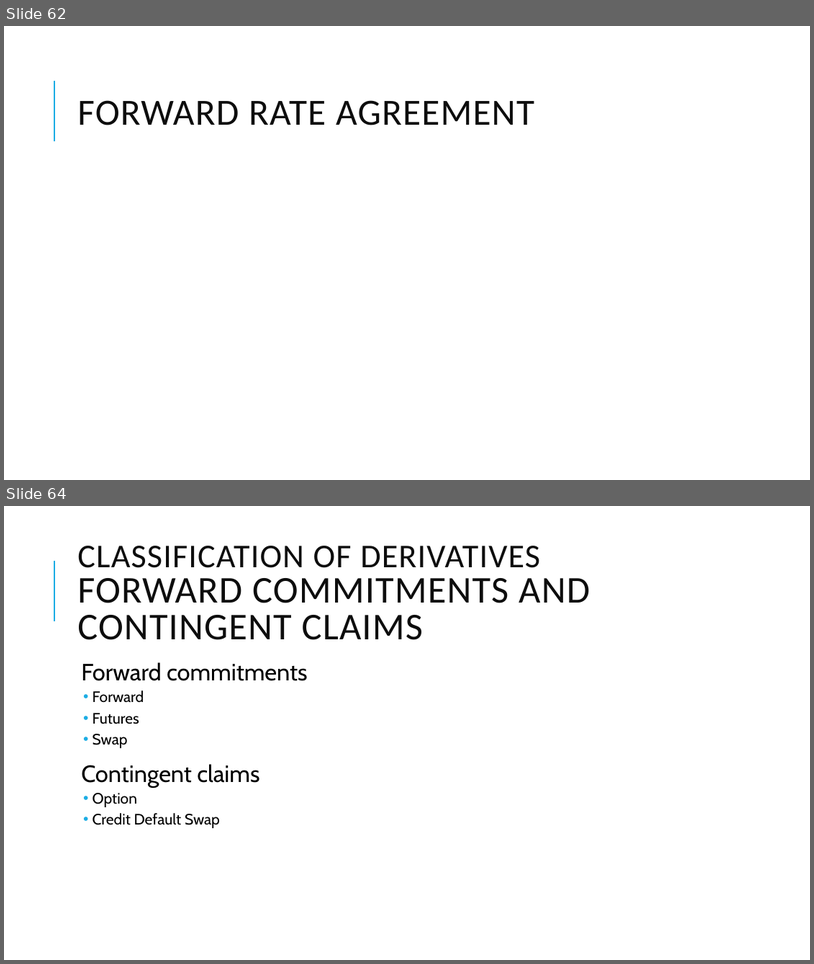
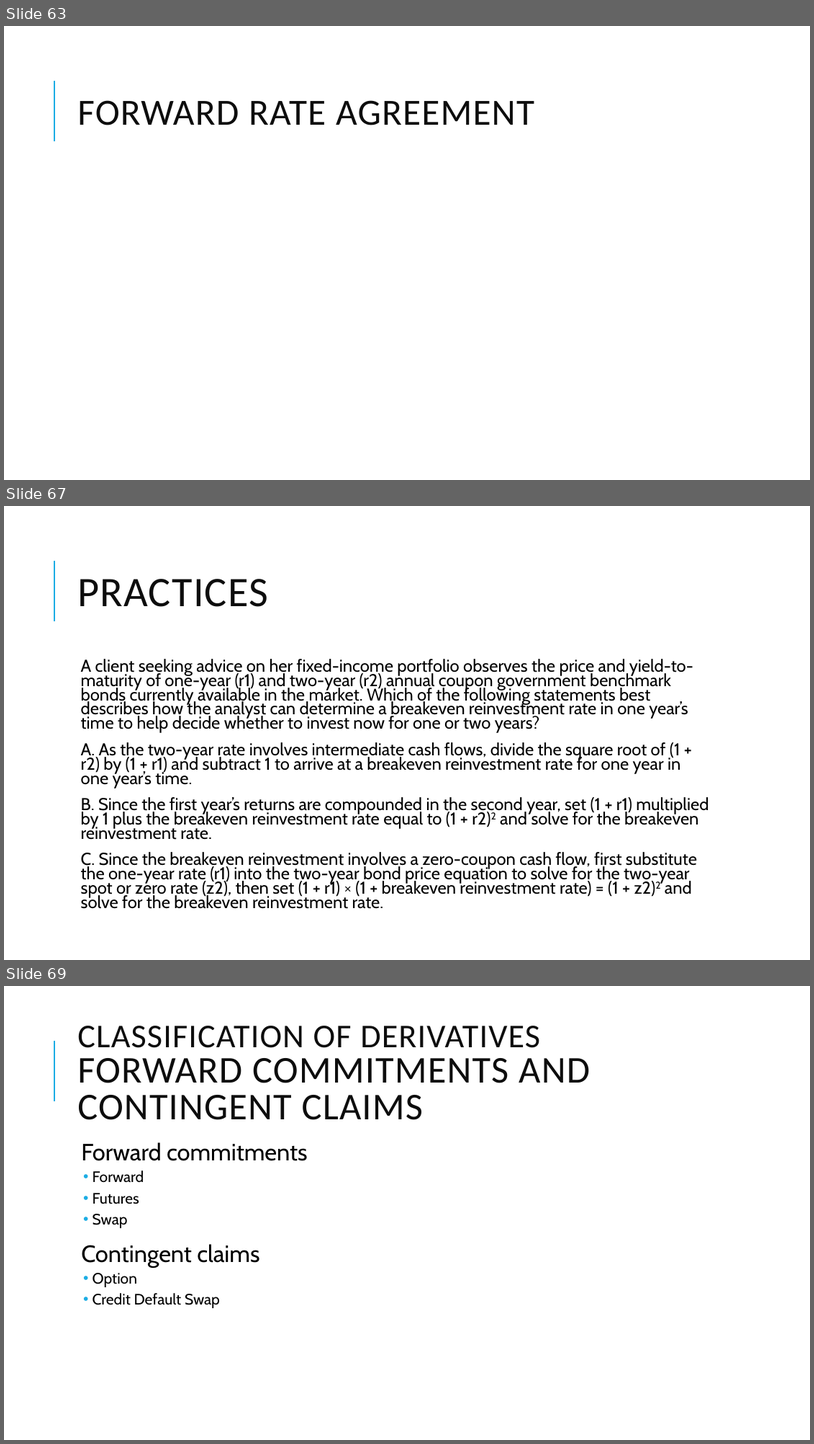
Before and after one commit to Isco0530/data, a slide deck: Derivatives.pptx. Shown one above the other, each under a label of ours: slides 62 and 64 before the commit, slides 63, 67 and 69 after it; the slides between them are not shown. The pictures are 814x964 and 814x1444 pixels, drawn with LibreOffice and Linux fonts; fonts in the diff are those of the drawing; grey boxes stand for pictures. Boxes give left, top, right and bottom in pixels: in the first picture for what was removed or moved away, otherwise in the second. Text is boxed around its words. In the diff, an @@ line names an element or a change of style, - is before the commit and + after.

```diff
--- a/Derivatives.pptx
+++ b/Derivatives.pptx
@@ slide 67 added at (x1=4, y1=506, x2=810, y2=960), background #FFFFFF; not listed: 1 template element that a slide beside it also shows @@
@@ title added at (x1=77, y1=579, x2=268, y2=607), 50 pt, text #0D0D0D @@
+PRACTICES
@@ text added at (x1=81, y1=659, x2=709, y2=908), 20.4 pt, text #000000 @@
+  A client seeking advice on her fixed-income portfolio observes the price and yield-to-maturity of one-year (r1) and two-year (r2) annual coupon government benchmark bonds currently available in the market. Which of the following statements best describes how the analyst can determine a breakeven reinvestment rate in one year’s time to help decide whether to invest now for one or two years?
+  A. As the two-year rate involves intermediate cash flows, divide the square root of (1 + r2) by (1 + r1) and subtract 1 to arrive at a breakeven reinvestment rate for one year in one year’s time.
+  B. Since the first year’s returns are compounded in the second year, set (1 + r1) multiplied by 1 plus the breakeven reinvestment rate equal to (1 + r2)2 and solve for the breakeven reinvestment rate.
+  C. Since the breakeven reinvestment involves a zero-coupon cash flow, first substitute the one-year rate (r1) into the two-year bond price equation to solve for the two-year spot or zero rate (z2), then set (1 + r1) × (1 + breakeven reinvestment rate) = (1 + z2)2 and solve for the breakeven reinvestment rate.
@@ what was slide 62 is now slide 63 @@
@@ what was slide 64 is now slide 69 @@
```
Also in this commit, not shown: 6 other slides added, 2 slides removed, 1 other file.
